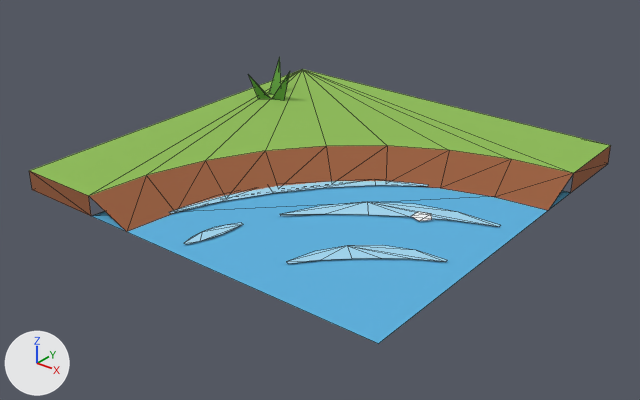
What one commit did to the glTF model assets/models/props/water_river_curve.glb.
The view is the same before and after, from a 50 mm camera at (1.217, -1.559, 0.893) aimed at (0.016, -0.056, -0.038). Lighting does not change. The marker at lower left points along +X, +Y and +Z. The picture after the commit comes second. Mesh edges are drawn as thin lines. Vertices at exactly the same position are counted once.

Objects in the first picture: 'water_river_curve'.
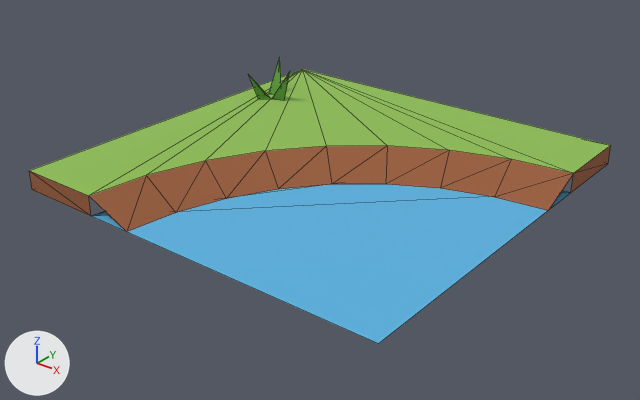
Pixel boxes (x1, y1, x2, y2) of what changed, in the pictures (640 x 400 px):
```json
{"part": 1, "of": "me_water_river_curve", "change": "deleted", "before": [287, 245, 447, 264], "on screen": "blue"}
{"part": 2, "of": "me_water_river_curve", "change": "deleted", "before": [169, 181, 428, 213], "on screen": "blue"}
{"part": 3, "of": "me_water_river_curve", "change": "deleted", "before": [280, 202, 500, 227], "on screen": "blue"}
{"part": 4, "of": "me_water_river_curve", "change": "deleted", "before": [184, 223, 243, 244]}
{"part": 5, "of": "me_water_river_curve", "change": "deleted", "before": [411, 212, 432, 221]}
```

Scene script edits in JSON lines:
```json
{"block": "me_water_river_curve", "where": "# used by ob_water_river_curve; location = (0.0, 0.0, 0.0)"}
{"op": "remove", "block": "me_water_river_curve", "code": "me_water_river_curve.from_pydata(...)  # 99 vertices, 94 faces; spans x -0.5..0.5, y -0.5..0.5, z 0.0..0.146"}
{"op": "add", "block": "me_water_river_curve", "code": "me_water_river_curve.from_pydata(...)  # 46 vertices, 51 faces; spans x -0.5..0.5, y -0.5..0.5, z 0.0..0.146"}
{"block": "me_water_river_curve", "change": "me_water_river_curve part 1: the loose piece of 12 vertices spanning x 0.196..0.445, y -0.392..-0.181, z 0.004 is deleted"}
{"block": "me_water_river_curve", "change": "me_water_river_curve part 2: the loose piece of 12 vertices spanning x -0.154..0.223, y -0.386..0.102, z 0.004 is deleted"}
{"block": "me_water_river_curve", "change": "me_water_river_curve part 3: the loose piece of 12 vertices spanning x 0.046..0.455, y -0.242..0.022, z 0.004 is deleted"}
{"block": "me_water_river_curve", "change": "me_water_river_curve part 4: the loose piece of 12 vertices spanning x -0.029..0.015, y -0.464..-0.321, z 0.004 is deleted"}
{"block": "me_water_river_curve", "change": "me_water_river_curve part 5: the loose piece of 5 vertices spanning x 0.28..0.325, y -0.074..-0.026, z 0.005 is deleted"}
```
